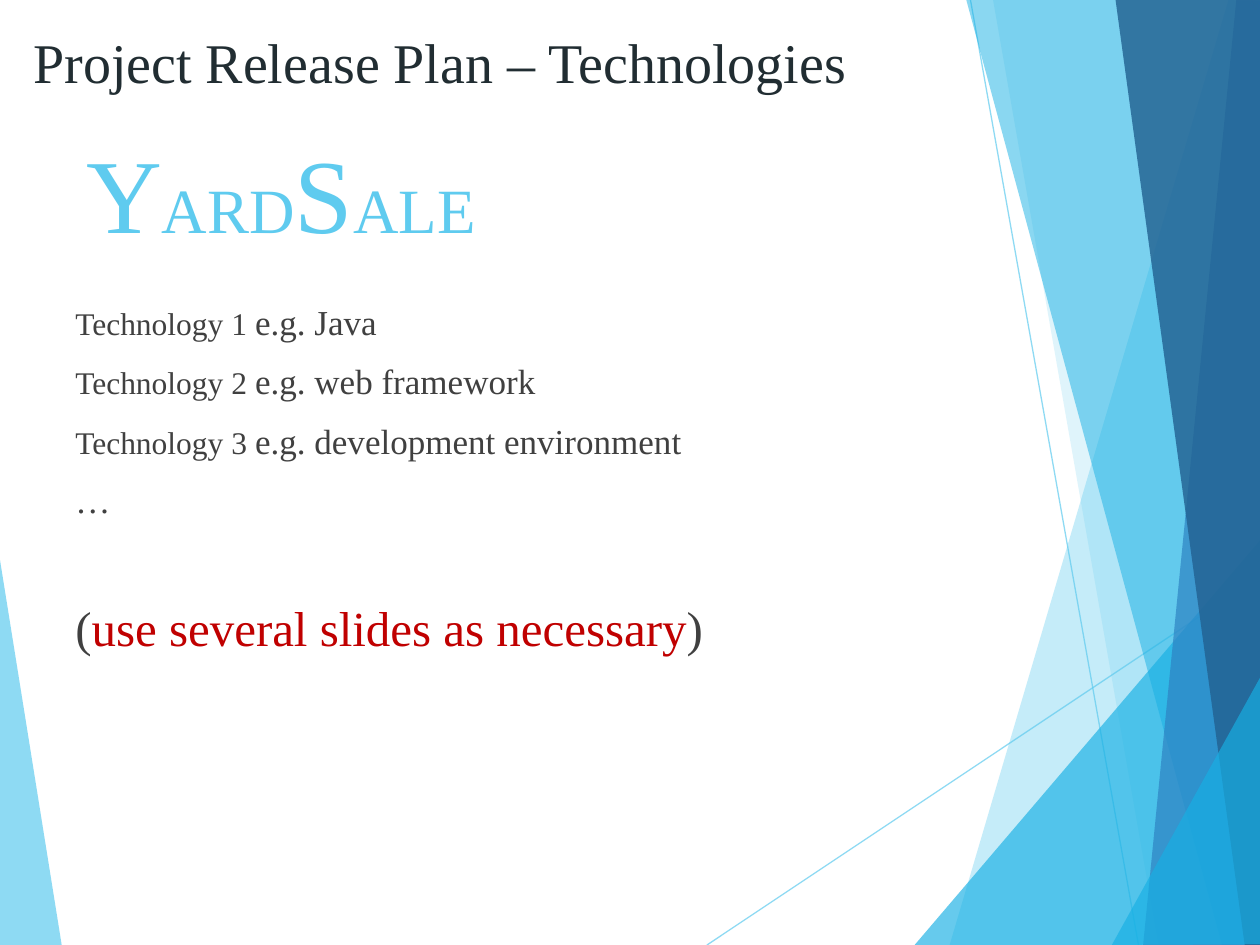
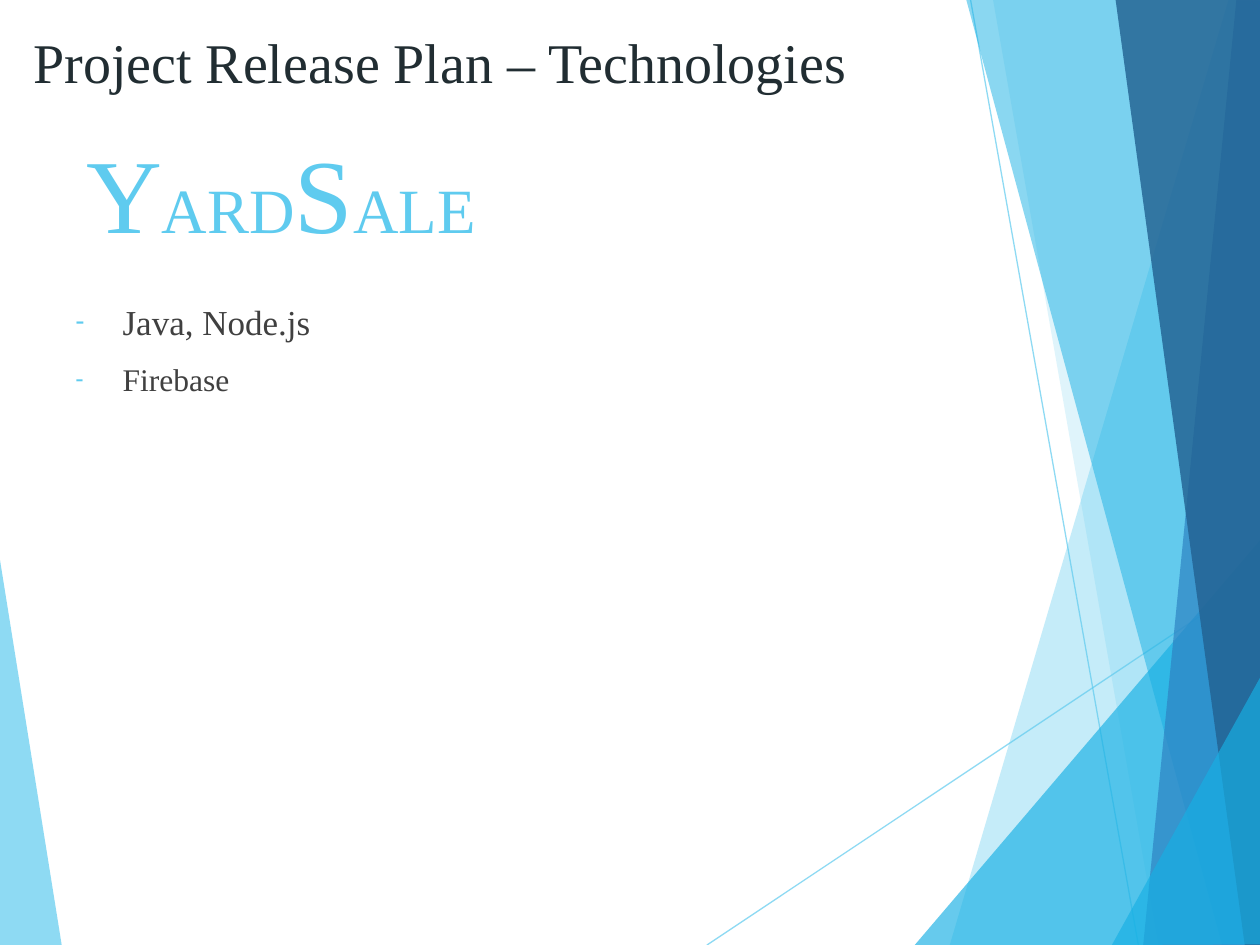
Before and after one commit to wang1kevin1/YardSale, a slide deck: slide 8 of Documents/ProjectRelease_v1.0.ppt. Drawn at 1260x945 pixels with LibreOffice and Linux fonts; fonts in the diff are those of the drawing. Boxes give left, top, right and bottom in pixels: in the first picture for what was removed or moved away, otherwise in the second. Text is boxed around its words. In the diff, an @@ line names an element or a change of style, - is before the commit and + after.

```diff
--- a/Documents/ProjectRelease_v1.0.ppt
+++ b/Documents/ProjectRelease_v1.0.ppt
@@ text at <box>123,310,310,392</box>: text changed @@
-Technology 1 e.g. Java
-Technology 2 e.g. web framework
-Technology 3 e.g. development environment
-…
-(use several slides as necessary)
+– Java, Node.js
+– Firebase
```
Also in this commit, not shown: 1 other slide changed.
